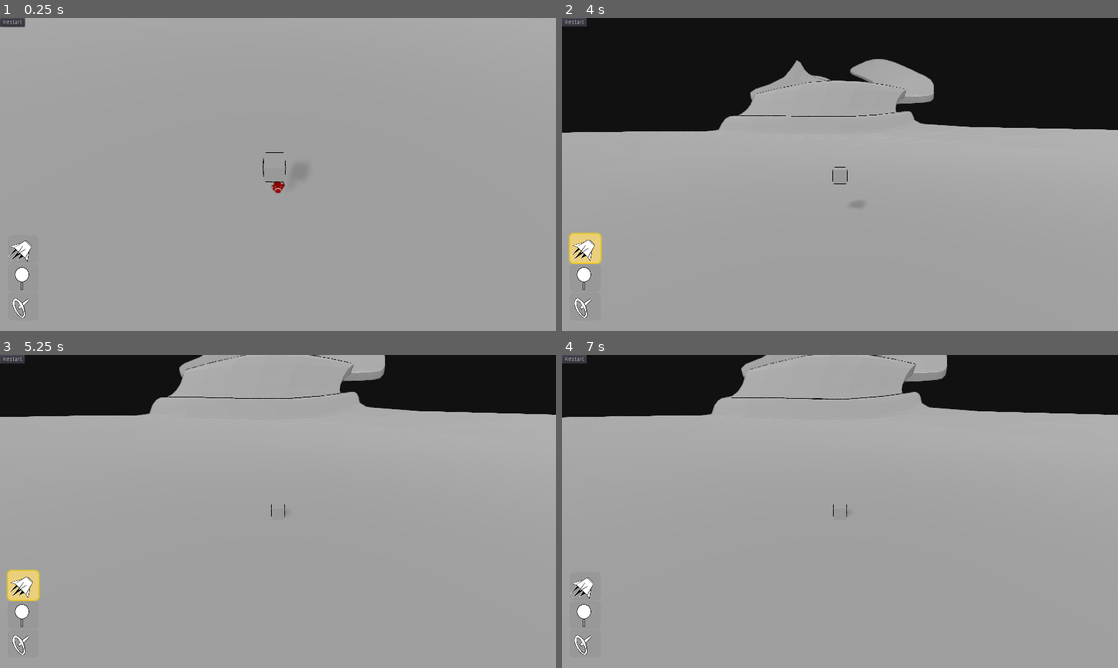
Above: before the commit, frames 1-4 (two rows, left to right).
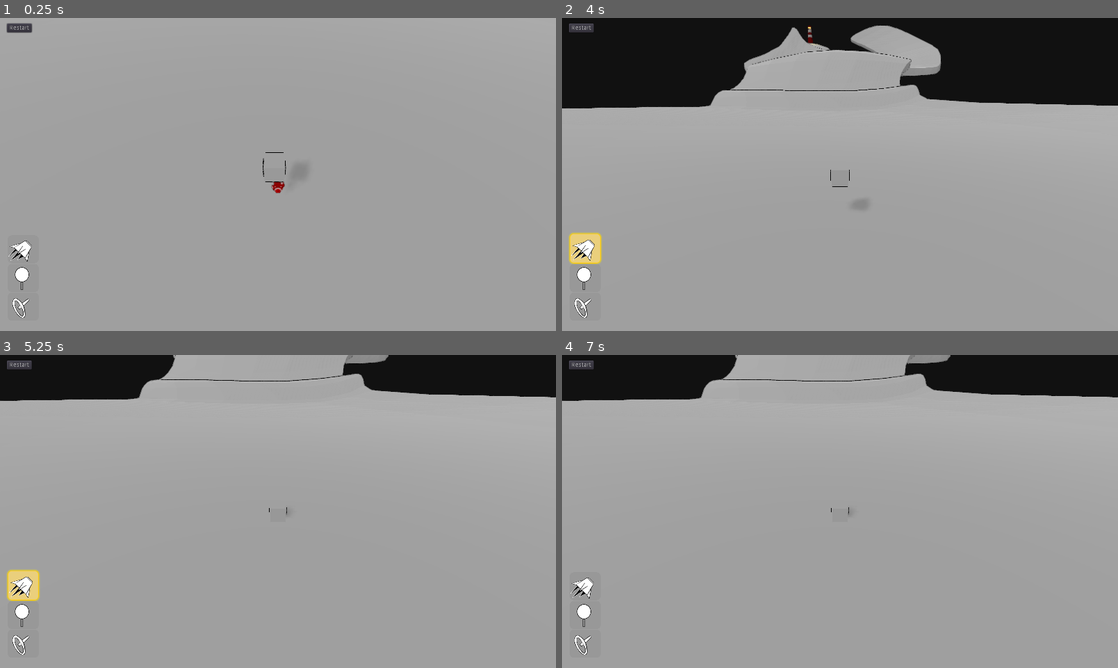
Above: after the commit, the same moments.

Repository: dralimazing/itsnotgripping
Game: Godot game, scene res://RoomRoot.tscn
Two runs of this game, one before a commit and one after it. Both use one fixed random seed, a clock stepped at 60 frames per second and the inputs below.
Inputs (mouse positions are in pixels of both pictures, inside the frame that each line leads up to):
- Up to frame 1 (0.25 s): no input
- Up to frame 2 (4 s): click "Restart" at 0.5 s; click "Restart" at 1.25 s; click "Restart" at 2 s; tap Enter (ui_accept) at 2.75, 3.02, 3.5, 3.77 s; move the mouse to (962, 158) at 2.77 s; hold D 2.78-3.53 s; hold 3 (balloon) 2.78-3.53 s; click (962, 158) at 2.92 s; tap 1 (rocket) at 3.05, 3.6 s; move the mouse to (728, 190) at 3.52 s; hold S from 3.53 s (still down); tap Space (start) at 3.8 s
- Up to frame 3 (5.25 s): move the mouse to (333, 442) at 4.27 s; release S at 4.28 s; hold D 4.28-5.03 s; hold 2 (wheel) 4.28-5.03 s; tap Space (start) at 4.35 s; move the mouse to (250, 574) at 5.02 s; hold W from 5.03 s (still down); tap 2 (wheel) at 5.1 s; click (250, 574) at 5.17 s
- Up to frame 4 (7 s): tap Enter (ui_accept) at 5.27, 6.02, 6.77 s; tap 3 (balloon) at 5.3 s; move the mouse to (1006, 558) at 5.77 s; release W at 5.78 s; hold 3 (balloon) 5.78-6.53 s; hold A from 5.78 s (still down); tap 1 (rocket) at 6.05, 6.6 s; tap Space (start) at 6.5, 6.8 s; move the mouse to (673, 464) at 6.52 s

The runs differ from the first frame. In frame 1, 0.2% of the frame differs, in the area x 0-6%, y 0-5%; in frame 2, 10%, in the area x 0-100%, y 0-54%; in frame 3, 5.1%; in frame 4, 5.2%.

Commit message:
added ending

Diff:
--- a/RoomRoot.gd
+++ b/RoomRoot.gd
@@ -22,3 +22,10 @@
 func _on_Button_pressed():
 	GlobalVar.playing = false;
 	get_tree().reload_current_scene();
+
+
+
+
+func _on_UI_restart():
+	GlobalVar.playing = false;
+	get_tree().reload_current_scene();
--- a/RoomRoot.tscn
+++ b/RoomRoot.tscn
@@ -1,15 +1,12 @@
-[gd_scene load_steps=19 format=2]
+[gd_scene load_steps=14 format=2]
 
 [ext_resource path="res://int cam 2nd.gd" type="Script" id=1]
 [ext_resource path="res://models/3d objects/rocketPreview.tscn" type="PackedScene" id=2]
 [ext_resource path="res://toon.tres" type="Material" id=3]
 [ext_resource path="res://InterpolatedCamera.gd" type="Script" id=4]
 [ext_resource path="res://flyer.gd" type="Script" id=5]
-[ext_resource path="res://ui/balloonIco.png" type="Texture" id=6]
-[ext_resource path="res://ui/rocketIcon.png" type="Texture" id=7]
-[ext_resource path="res://ui/wheelcon.png" type="Texture" id=8]
-[ext_resource path="res://new_theme.tres" type="Theme" id=9]
-[ext_resource path="res://UI.gd" type="Script" id=10]
+[ext_resource path="res://UI.tscn" type="PackedScene" id=6]
+[ext_resource path="res://end.tscn" type="PackedScene" id=7]
 [ext_resource path="res://trialFloor.tscn" type="PackedScene" id=11]
 [ext_resource path="res://RoomRoot.gd" type="Script" id=12]
 
@@ -24,15 +21,6 @@
 [sub_resource type="CubeMesh" id=7]
 
 [sub_resource type="BoxShape" id=8]
-
-[sub_resource type="StyleBoxFlat" id=9]
-corner_radius_top_left = 18
-corner_radius_top_right = 18
-corner_radius_bottom_right = 18
-corner_radius_bottom_left = 18
-
-[sub_resource type="Theme" id=10]
-PanelContainer/styles/panel = SubResource( 9 )
 
 [sub_resource type="BoxShape" id=11]
 extents = Vector3( 200, 1, 200 )
@@ -73,57 +61,7 @@
 [node name="int cam 2nd" type="Camera" parent="."]
 script = ExtResource( 1 )
 
-[node name="UI" type="Control" parent="."]
-anchor_right = 1.0
-anchor_bottom = 1.0
-script = ExtResource( 10 )
-
-[node name="VBoxContainer" type="VBoxContainer" parent="UI"]
-anchor_top = 1.0
-anchor_bottom = 1.0
-margin_left = 18.0
-margin_top = -241.0
-margin_right = 160.0
-margin_bottom = 193.0
-rect_scale = Vector2( 0.5, 0.5 )
-theme = SubResource( 10 )
-alignment = 2
-
-[node name="rocket panel" type="PanelContainer" parent="UI/VBoxContainer"]
-margin_top = 42.0
-margin_right = 142.0
-margin_bottom = 170.0
-
-[node name="rocketIcon" type="TextureRect" parent="UI/VBoxContainer/rocket panel"]
-margin_right = 142.0
-margin_bottom = 128.0
-texture = ExtResource( 7 )
-
-[node name="balloon panel" type="PanelContainer" parent="UI/VBoxContainer"]
-margin_top = 174.0
-margin_right = 142.0
-margin_bottom = 302.0
-
-[node name="balloonIcon" type="TextureRect" parent="UI/VBoxContainer/balloon panel"]
-margin_right = 142.0
-margin_bottom = 128.0
-texture = ExtResource( 6 )
-
-[node name="wheel panel" type="PanelContainer" parent="UI/VBoxContainer"]
-margin_top = 306.0
-margin_right = 142.0
-margin_bottom = 434.0
-
-[node name="wheelIcon" type="TextureRect" parent="UI/VBoxContainer/wheel panel"]
-margin_right = 142.0
-margin_bottom = 128.0
-theme = ExtResource( 9 )
-texture = ExtResource( 8 )
-
-[node name="Button" type="Button" parent="UI"]
-margin_right = 12.0
-margin_bottom = 20.0
-text = "Restart"
+[node name="UI" parent="." instance=ExtResource( 6 )]
 
 [node name="floor" parent="." instance=ExtResource( 11 )]
 transform = Transform( 1, 0, 0, 0, 1, 0, 0, 0, 1, 0, -2.65838, -47.0604 )
@@ -142,4 +80,7 @@
 shadow_enabled = true
 shadow_color = Color( 0.584314, 0.584314, 0.584314, 1 )
 
-[connection signal="pressed" from="UI/Button" to="." method="_on_Button_pressed"]
+[node name="end" parent="." instance=ExtResource( 7 )]
+transform = Transform( 1, 0, 0, 0, 1, 0, 0, 0, 1, -12.6872, 16.6676, -103.968 )
+
+[connection signal="restart" from="UI" to="." method="_on_UI_restart"]
--- a/UI.gd
+++ b/UI.gd
@@ -5,6 +5,8 @@
 # var a = 2
 # var b = "text"
 var active = preload("res://activePanel.tres");
+
+signal restart;
 
 var playing = GlobalVar.playing;
 
@@ -52,3 +54,9 @@
 	for x in panelArray:
 		if x != panel:
 			setInactive(x);
+
+
+
+
+func _on_restart_pressed():
+	emit_signal("restart") ;
--- /dev/null
+++ b/UI.tscn
@@ -0,0 +1,72 @@
+[gd_scene load_steps=8 format=2]
+
+[ext_resource path="res://ui/rocketIcon.png" type="Texture" id=1]
+[ext_resource path="res://ui/balloonIco.png" type="Texture" id=2]
+[ext_resource path="res://ui/wheelcon.png" type="Texture" id=3]
+[ext_resource path="res://new_theme.tres" type="Theme" id=4]
+[ext_resource path="res://UI.gd" type="Script" id=5]
+
+[sub_resource type="StyleBoxFlat" id=9]
+corner_radius_top_left = 18
+corner_radius_top_right = 18
+corner_radius_bottom_right = 18
+corner_radius_bottom_left = 18
+
+[sub_resource type="Theme" id=10]
+PanelContainer/styles/panel = SubResource( 9 )
+
+[node name="UI" type="Control"]
+anchor_right = 1.0
+anchor_bottom = 1.0
+script = ExtResource( 5 )
+
+[node name="VBoxContainer" type="VBoxContainer" parent="."]
+anchor_top = 1.0
+anchor_bottom = 1.0
+margin_left = 18.0
+margin_top = -241.0
+margin_right = 160.0
+margin_bottom = 193.0
+rect_scale = Vector2( 0.5, 0.5 )
+theme = SubResource( 10 )
+alignment = 2
+
+[node name="rocket panel" type="PanelContainer" parent="VBoxContainer"]
+margin_top = 42.0
+margin_right = 142.0
+margin_bottom = 170.0
+
+[node name="rocketIcon" type="TextureRect" parent="VBoxContainer/rocket panel"]
+margin_right = 142.0
+margin_bottom = 128.0
+texture = ExtResource( 1 )
+
+[node name="balloon panel" type="PanelContainer" parent="VBoxContainer"]
+margin_top = 174.0
+margin_right = 142.0
+margin_bottom = 302.0
+
+[node name="balloonIcon" type="TextureRect" parent="VBoxContainer/balloon panel"]
+margin_right = 142.0
+margin_bottom = 128.0
+texture = ExtResource( 2 )
+
+[node name="wheel panel" type="PanelContainer" parent="VBoxContainer"]
+margin_top = 306.0
+margin_right = 142.0
+margin_bottom = 434.0
+
+[node name="wheelIcon" type="TextureRect" parent="VBoxContainer/wheel panel"]
+margin_right = 142.0
+margin_bottom = 128.0
+theme = ExtResource( 4 )
+texture = ExtResource( 3 )
+
+[node name="Button" type="Button" parent="."]
+margin_left = 16.0
+margin_top = 13.0
+margin_right = 73.0
+margin_bottom = 33.0
+text = "Restart"
+
+[connection signal="pressed" from="Button" to="." method="_on_restart_pressed"]
--- /dev/null
+++ b/end.gd
@@ -0,0 +1,21 @@
+extends Spatial
+
+
+# Declare member variables here. Examples:
+# var a = 2
+# var b = "text"
+
+
+# Called when the node enters the scene tree for the first time.
+
+
+
+# Called every frame. 'delta' is the elapsed time since the previous frame.
+#func _process(delta):
+#	pass
+
+
+func _on_Area_body_entered(body: Node):
+	if body.get_name() == 'Spatial':
+#		var enterPos =  body.global_transform.;
+		$Particles.emitting = true;
--- /dev/null
+++ b/end.tscn
@@ -0,0 +1,107 @@
+[gd_scene load_steps=15 format=2]
+
+[ext_resource path="res://models/3d objects/Lighthouse.obj" type="ArrayMesh" id=1]
+[ext_resource path="res://end.gd" type="Script" id=2]
+
+[sub_resource type="SpatialMaterial" id=16]
+albedo_color = Color( 0.890196, 0.890196, 0.890196, 1 )
+
+[sub_resource type="SpatialMaterial" id=12]
+next_pass = SubResource( 16 )
+params_cull_mode = 1
+params_grow = true
+params_grow_amount = 0.07
+albedo_color = Color( 0, 0, 0, 1 )
+
+[sub_resource type="SpatialMaterial" id=15]
+albedo_color = Color( 0.580392, 0.0509804, 0.0509804, 1 )
+
+[sub_resource type="SpatialMaterial" id=17]
+next_pass = SubResource( 15 )
+params_cull_mode = 1
+params_grow = true
+params_grow_amount = 0.07
+albedo_color = Color( 0, 0, 0, 1 )
+
+[sub_resource type="SpatialMaterial" id=18]
+albedo_color = Color( 0.960784, 0.764706, 0.0862745, 1 )
+emission_enabled = true
+emission = Color( 0.984314, 0.815686, 0.458824, 1 )
+emission_energy = 1.0
+emission_operator = 0
+emission_on_uv2 = false
+
+[sub_resource type="SpatialMaterial" id=19]
+next_pass = SubResource( 18 )
+params_cull_mode = 1
+params_grow = true
+params_grow_amount = 0.07
+albedo_color = Color( 0, 0, 0, 1 )
+
+[sub_resource type="BoxShape" id=20]
+extents = Vector3( 1.47505, 3.73138, 1.62888 )
+
+[sub_resource type="Gradient" id=23]
+offsets = PoolRealArray( 0, 0.244755, 1 )
+colors = PoolColorArray( 0.895996, 0, 0.595872, 1, 0.942543, 0.398793, 0.30002, 1, 0.989746, 0.803202, 0, 1 )
+
+[sub_resource type="GradientTexture" id=24]
+gradient = SubResource( 23 )
+
+[sub_resource type="ParticlesMaterial" id=21]
+emission_shape = 1
+emission_sphere_radius = 1.0
+direction = Vector3( 0, 1, 0 )
+spread = 134.71
+flatness = 0.26
+initial_velocity = 10.0
+color_ramp = SubResource( 24 )
+
+[sub_resource type="SpatialMaterial" id=25]
+vertex_color_use_as_albedo = true
+params_blend_mode = 1
+
+[sub_resource type="SphereMesh" id=22]
+material = SubResource( 25 )
+radius = 0.042
+height = 0.042
+radial_segments = 24
+rings = 10
+
+[node name="end" type="Spatial"]
+transform = Transform( 1, 0, 0, 0, 1, 0, 0, 0, 1, 0, -2.48151, -25.8724 )
+script = ExtResource( 2 )
+
+[node name="MeshInstance" type="MeshInstance" parent="."]
+transform = Transform( 1, 0, 0, 0, 1, 0, 0, 0, 1, 0, 1.10865, 0 )
+mesh = ExtResource( 1 )
+material/0 = SubResource( 12 )
+material/1 = SubResource( 17 )
+material/2 = SubResource( 17 )
+material/3 = SubResource( 19 )
+
+[node name="OmniLight" type="OmniLight" parent="."]
+transform = Transform( 1, 0, 0, 0, 1, 0, 0, 0, 1, 0, 8.03712, 0 )
+light_color = Color( 1, 0.917647, 0.0392157, 1 )
+light_energy = 0.693
+light_indirect_energy = 3.428
+omni_range = 9.11004
+
+[node name="Area" type="Area" parent="."]
+transform = Transform( 1, 0, 0, 0, 1, 0, 0, 0, 1, 0, 1.10865, 0 )
+
+[node name="CollisionShape" type="CollisionShape" parent="Area"]
+transform = Transform( 1, 0, 0, 0, 1, 0, 0, 0, 1, 0.0980055, 4.71256, 0.0279865 )
+shape = SubResource( 20 )
+
+[node name="Particles" type="Particles" parent="."]
+transform = Transform( 1, 0, 0, 0, 1, 0, 0, 0, 1, 0, 4.92242, 0 )
+emitting = false
+amount = 256
+lifetime = 3.0
+one_shot = true
+explosiveness = 1.0
+process_material = SubResource( 21 )
+draw_pass_1 = SubResource( 22 )
+
+[connection signal="body_entered" from="Area" to="." method="_on_Area_body_entered"]
--- a/flyer.gd
+++ b/flyer.gd
@@ -12,16 +12,15 @@
 
 # Called when the node enters the scene tree for the first time.
 func _ready():
-	pass
+	$"camera target".set_as_toplevel(true);
 
 
-#func _physics_process(delta):
-#		if Input.is_action_pressed("rocket"):
-#			for rocket in rocketList:
-#				var pos = rocket.global_transform.origin;
-#				print(rocket);
-#				var up = rocket.global_transform.basis.y*5;
-#				self.add_force(-up * 100, pos);
+func _physics_process(delta):
+	$"camera target".global_translation.x = self.global_translation.x;
+	$"camera target".global_translation.z = self.global_translation.z +5;
+	$"camera target".global_translation.y = self.global_translation.y +2;
+
+
 
 
 
--- a/models/3d objects/wheel.gd
+++ b/models/3d objects/wheel.gd
@@ -18,6 +18,7 @@
 	if Input.is_action_pressed("wheel"):
 		var forward = -self.global_transform.basis.z;
 
+
 		if $CollisionShape/Area.overlaps_body(roomRoot.get_node("floor")):
 			self.apply_central_impulse(forward*1);
 # Called every frame. 'delta' is the elapsed time since the previous frame.
--- a/models/3d objects/wheel.tscn
+++ b/models/3d objects/wheel.tscn
@@ -28,6 +28,7 @@
 [node name="wheel" type="RigidBody"]
 collision_layer = 2
 axis_lock_angular_x = true
+axis_lock_angular_y = true
 axis_lock_angular_z = true
 script = ExtResource( 1 )
 
Not shown, added: models/3d objects/Lighthouse.obj
Not shown, added: models/3d objects/Lighthouse.obj.import
